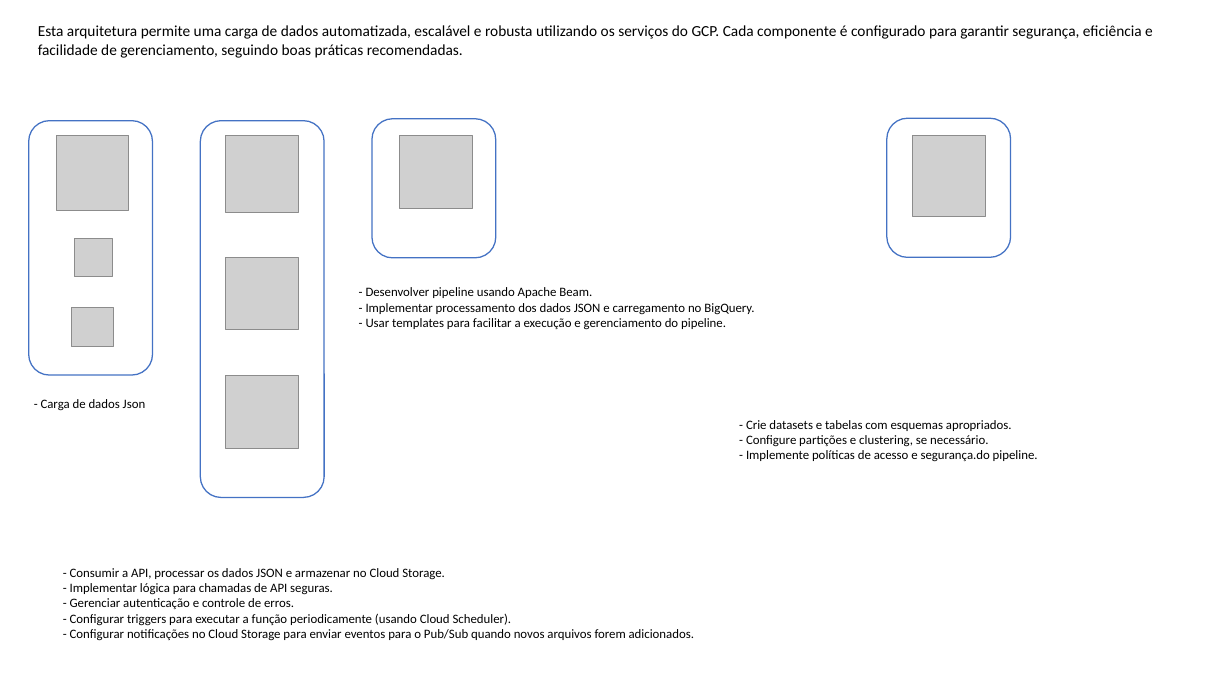
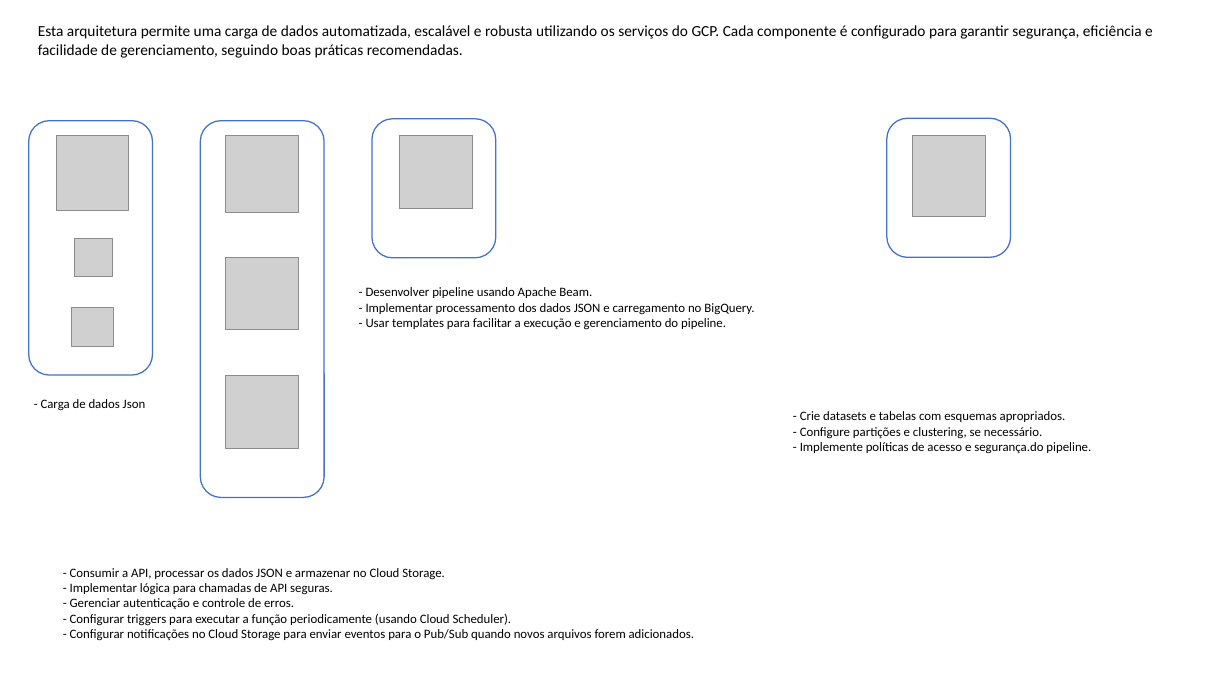
Before and after one commit to MauroValeriJunior/PROCT, a slide deck: slide 12 of POC.pptx. Drawn at 1232x693 pixels with LibreOffice and Linux fonts; fonts in the diff are those of the drawing; grey boxes stand for pictures. Boxes give left, top, right and bottom in pixels: in the first picture for what was removed or moved away, otherwise in the second. Text is boxed around its words. In the diff, an @@ line names an element or a change of style, - is before the commit and + after.

```diff
--- a/POC.pptx
+++ b/POC.pptx
@@ text "- Crie datasets e tabelas ...": place and size @@
-text "- Crie datasets e tabelas ..." at box(746, 420, 1038, 462)
+text "- Crie datasets e tabelas ..." at box(800, 411, 1091, 454)
```
Also in this commit, not shown: 2 slides added, 3 slides removed.
